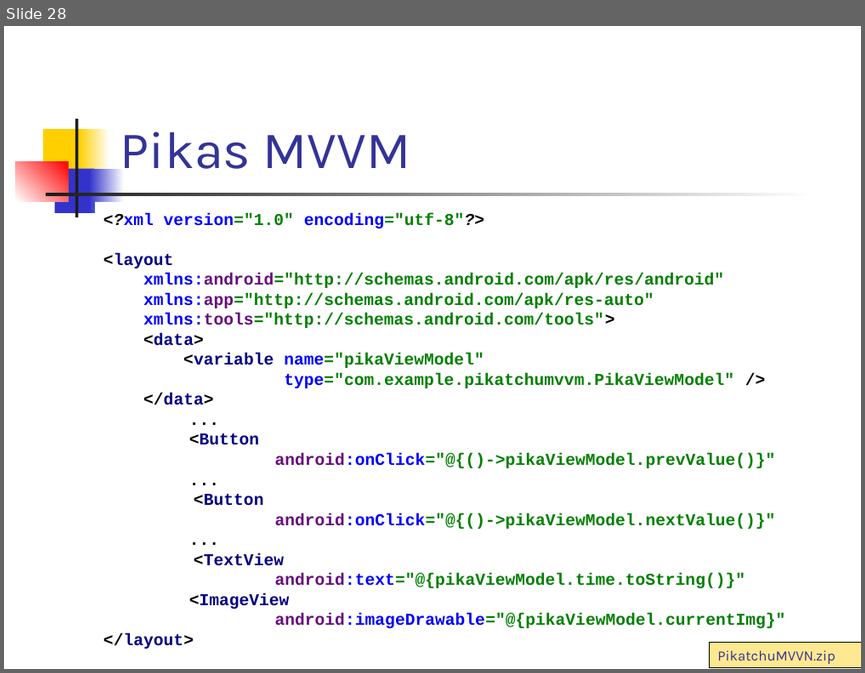
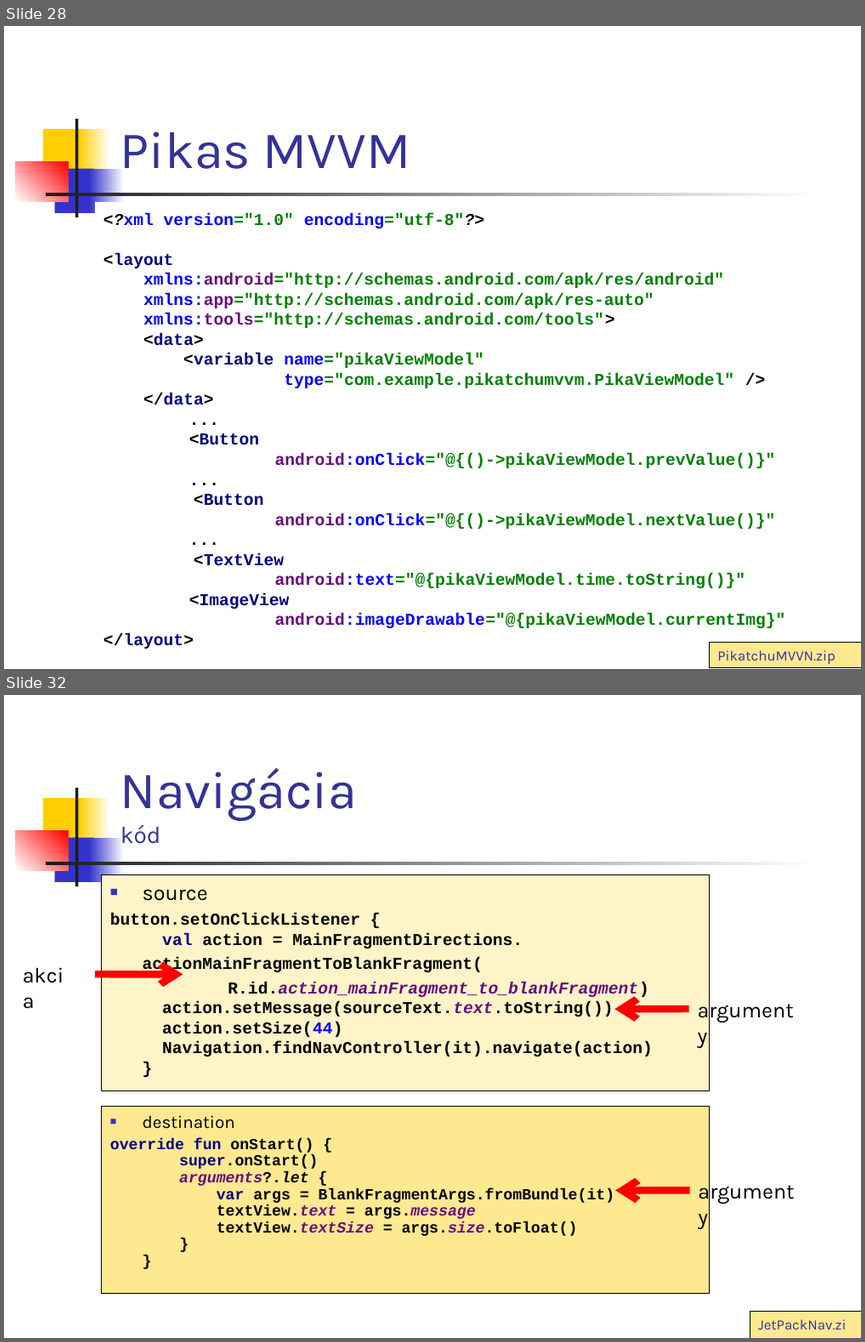
Before and after one commit to vmandro/Prednasky, a slide deck: 07/07_Android.ppt. Shown one above the other, each under a label of ours: slide 28 before the commit, slides 28 and 32 after it; the slides between them are not shown. The pictures are 865x673 and 865x1342 pixels, drawn with LibreOffice and Linux fonts; fonts in the diff are those of the drawing. Boxes give left, top, right and bottom in pixels: in the first picture for what was removed or moved away, otherwise in the second. Text is boxed around its words. In the diff, an @@ line names an element or a change of style, - is before the commit and + after.

```diff
--- a/07/07_Android.ppt
+++ b/07/07_Android.ppt
@@ slide 32 added at (x1=4, y1=695, x2=861, y2=1338), background #FFFFFF; not listed: 7 template elements that a slide beside it also shows @@
@@ rectangle added at (x1=4, y1=699, x2=21, y2=733), fill #FFFFFF @@
@@ title added at (x1=120, y1=768, x2=357, y2=844), 44 pt, text #333399 @@
+Navigácia
+kód
@@ rectangle added at (x1=102, y1=875, x2=710, y2=1091), fill #FFF4C8, outline #000000 0.74 pt, 14 pt, text #000000, bold @@
+■ source
+button.setOnClickListener {
+val action = MainFragmentDirections.
+actionMainFragmentToBlankFragment(
+R.id.action_mainFragment_to_blankFragment)
+action.setMessage(sourceText.text.toString())
+action.setSize(44)
+Navigation.findNavController(it).navigate(action)
+}
@@ text added at (x1=14, y1=957, x2=80, y2=1017), 18 pt, text #000000 @@
+akcia
@@ arrow added from (95, 975) to (183, 975), #FF0000 6.01 pt @@
@@ text added at (x1=688, y1=992, x2=810, y2=1051), 18 pt, text #000000 @@
+argumenty
@@ arrow added from (688, 1009) to (615, 1009), #FF0000 6.01 pt @@
@@ rectangle added at (x1=102, y1=1106, x2=710, y2=1293), fill #FFE990, outline #000000 0.74 pt, 12.9 pt, text #000000, bold @@
+■ destination
+override fun onStart() {
+super.onStart()
+arguments?.let {
+var args = BlankFragmentArgs.fromBundle(it)
+textView.text = args.message
+textView.textSize = args.size.toFloat()
+}
+}
@@ text added at (x1=689, y1=1172, x2=811, y2=1232), 18 pt, text #000000 @@
+argumenty
@@ arrow added from (689, 1191) to (616, 1191), #FF0000 6.01 pt @@
@@ rectangle added at (x1=749, y1=1311, x2=861, y2=1338), fill #FFE990, outline #000000 0.74 pt, 12 pt, text #333399 @@
+JetPackNav.zip
```
Also in this commit, not shown: 1 slide changed, 10 other slides added, 1 slide removed, 1 other file.
